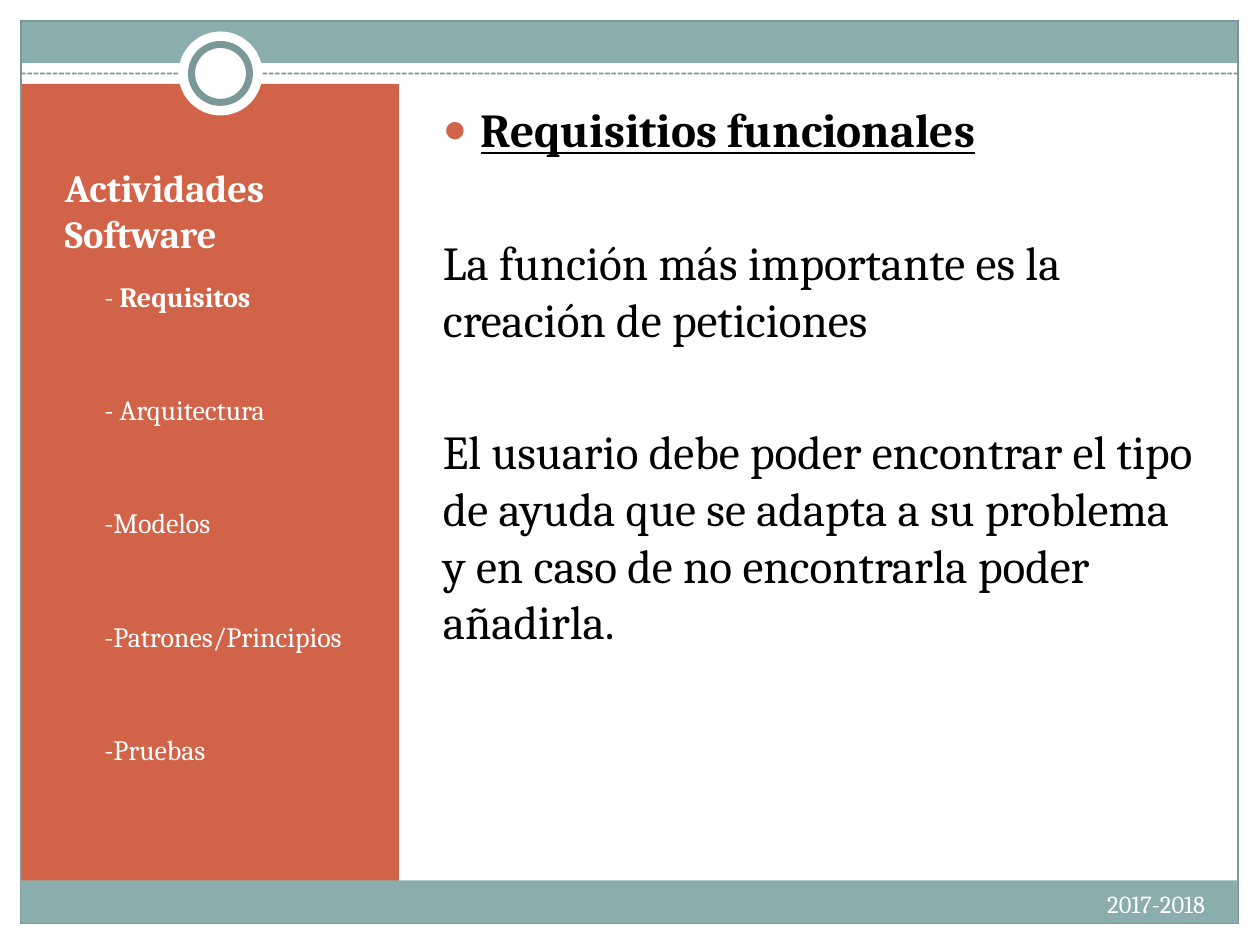
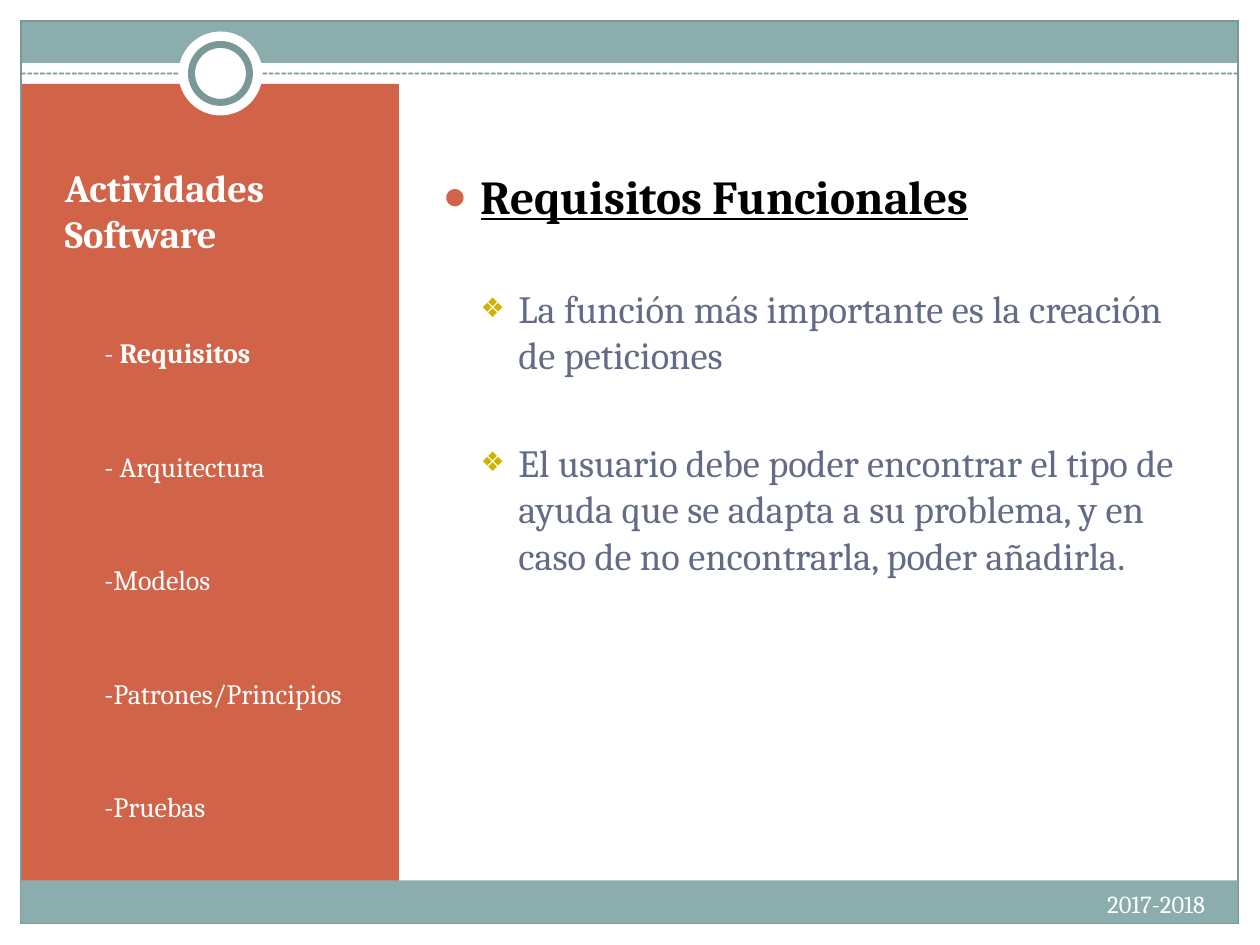
Before and after one commit to albertoaguileram/dsd, a slide deck: slide 7 of IntroIngSoft.PresentacionesFinales.pptx. Drawn at 1260x945 pixels with LibreOffice and Linux fonts; fonts in the diff are those of the drawing. Boxes give left, top, right and bottom in pixels: in the first picture for what was removed or moved away, otherwise in the second. Text is boxed around its words. In the diff, an @@ line names an element or a change of style, - is before the commit and + after.

```diff
--- a/IntroIngSoft.PresentacionesFinales.pptx
+++ b/IntroIngSoft.PresentacionesFinales.pptx
@@ text at bbox=[481, 181, 969, 224]: text changed @@
-● Requisitios funcionales
+● Requisitos Funcionales
@@ text "- Requisitos": place and size @@
-text "- Requisitos" at bbox=[104, 287, 341, 760]
+text "- Requisitos" at bbox=[104, 343, 341, 817]
@@ text at bbox=[518, 296, 1162, 377]: size 27 to 22 pt, text colour #000000 to #646B86 in "La función más importante es la creación ..."; bullet none to ❖; list level 1 to 2 in "La función más importante es ..." @@
@@ text at bbox=[518, 450, 1173, 578]: text changed; size 27 to 22 pt; text colour #000000 to #646B86 @@
-El usuario debe poder encontrar el tipo de ayuda que se adapta a su problema y en caso de no encontrarla poder añadirla.
+  ❖ El usuario debe poder encontrar el tipo de ayuda que se adapta a su problema, y en caso de no encontrarla, poder añadirla.
```
Also in this commit, not shown: 17 other slides changed.
